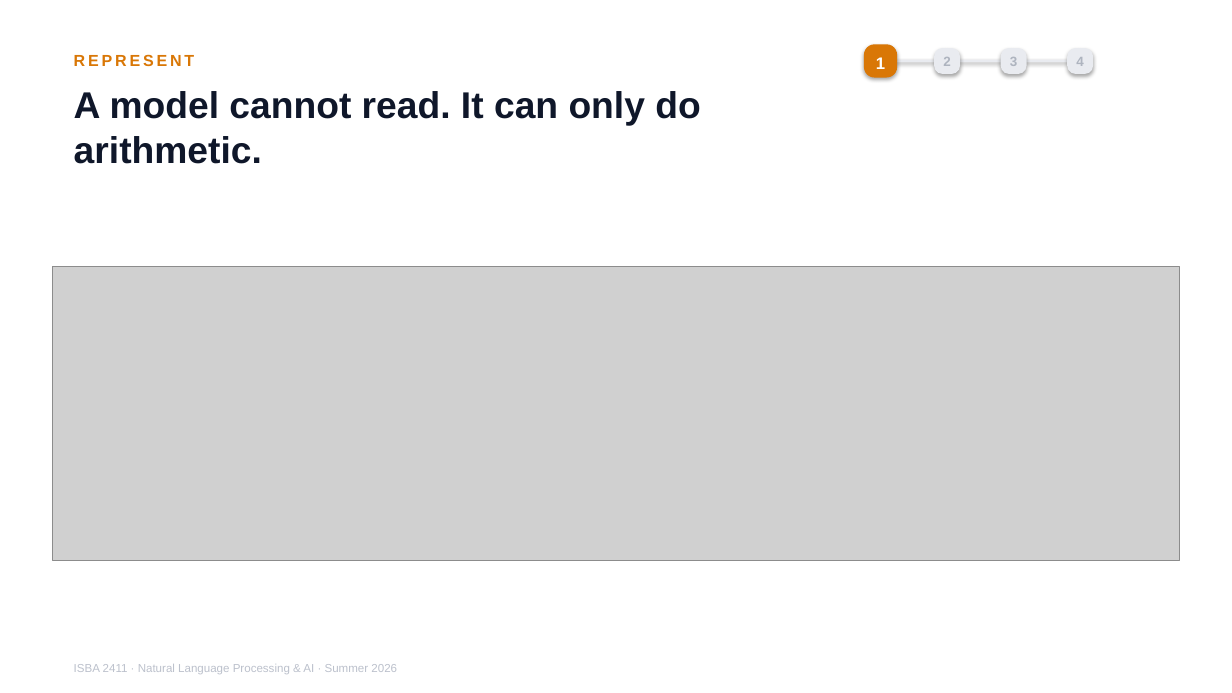
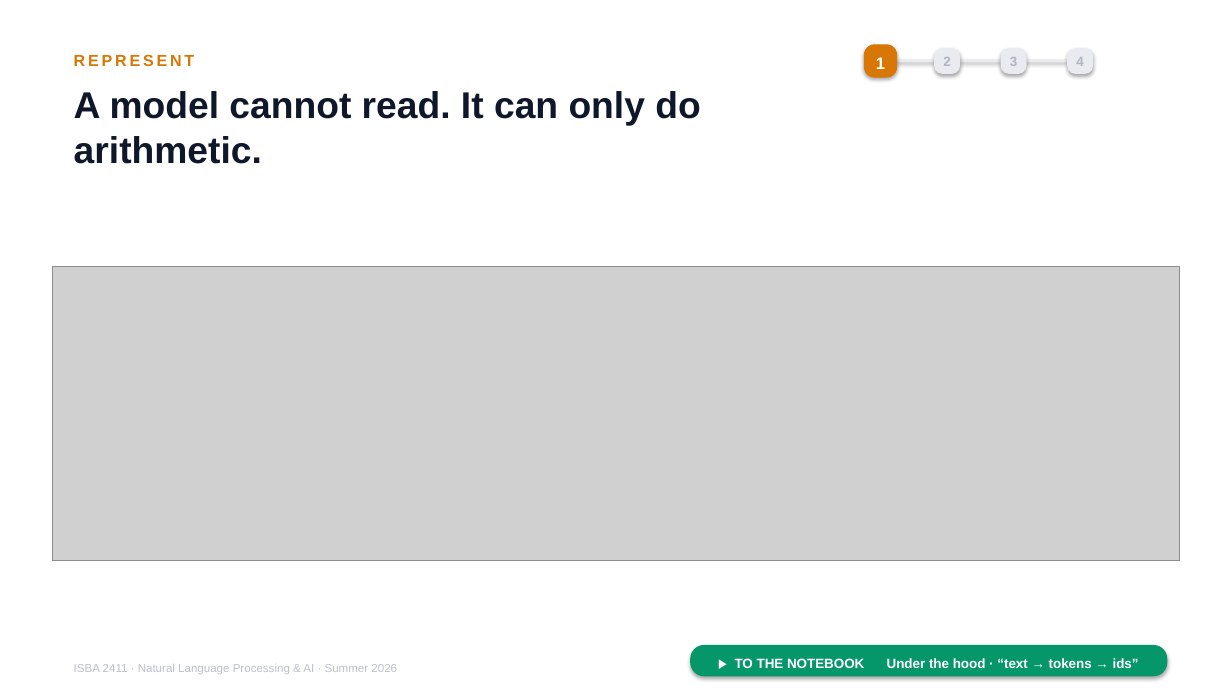
Before and after one commit to JulesMalin/isba2411-nlp, a slide deck: slide 5 of Week 7/L13_Support_Copilot.pptx. Drawn at 1232x693 pixels with LibreOffice and Linux fonts; fonts in the diff are those of the drawing; grey boxes stand for pictures. Boxes give left, top, right and bottom in pixels: in the first picture for what was removed or moved away, otherwise in the second. Text is boxed around its words. In the diff, an @@ line names an element or a change of style, - is before the commit and + after.

```diff
--- a/Week 7/L13_Support_Copilot.pptx
+++ b/Week 7/L13_Support_Copilot.pptx
@@ rounded rectangle added at [690,645,1167,677], fill #059669 @@
@@ text added at [735,658,1139,668], 10.5 pt, text #FFFFFF, bold @@
+▶ TO THE NOTEBOOK Under the hood · “text → tokens → ids”
```
Also in this commit, not shown: 18 other slides changed.
